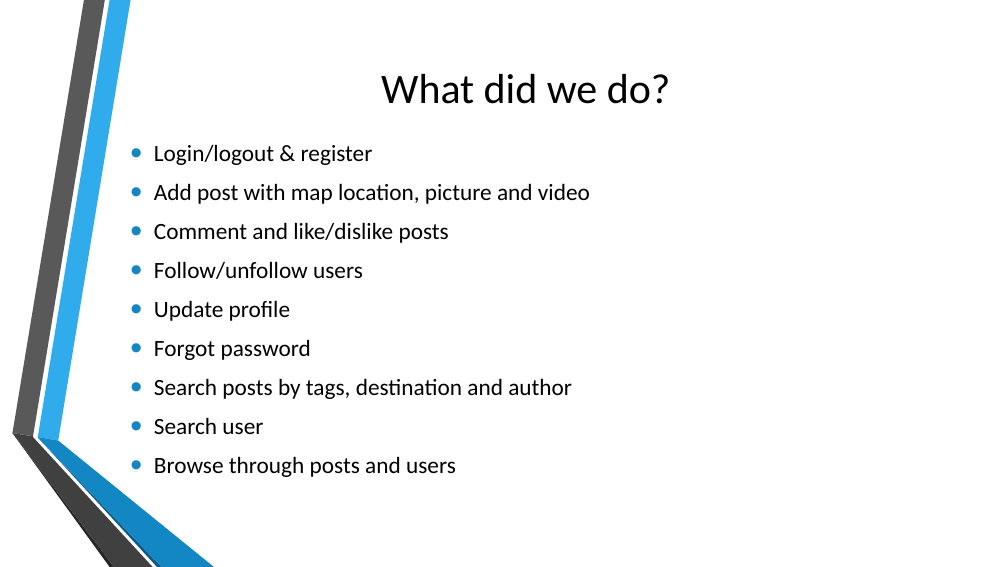
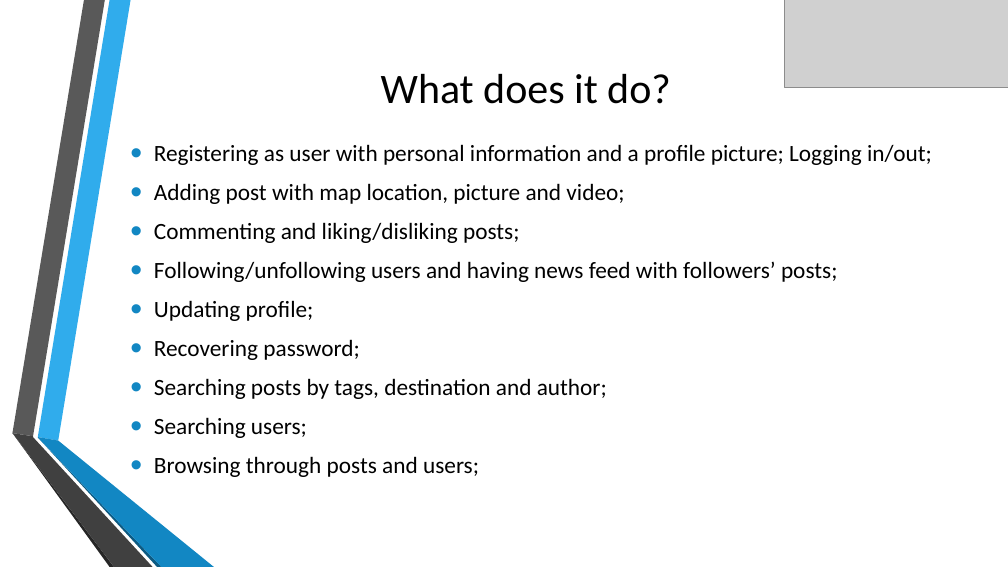
Before and after one commit to KristIvanov/FinalSpringProject, a slide deck: slide 4 of Travelbook.pptx (slide 2 before the commit). Drawn at 1008x567 pixels with LibreOffice and Linux fonts; fonts in the diff are those of the drawing; grey boxes stand for pictures; background and template pictures are left out. Boxes give left, top, right and bottom in pixels: in the first picture for what was removed or moved away, otherwise in the second. Text is boxed around its words. In the diff, an @@ line names an element or a change of style, - is before the commit and + after.

```diff
--- a/Travelbook.pptx
+++ b/Travelbook.pptx
@@ picture added at [785, 0, 1008, 88] @@
@@ title at [381, 74, 671, 104]: text changed @@
-What did we do?
+What does it do?
@@ text at [154, 144, 932, 477]: text changed @@
-• Login/logout & register
-• Add post with map location, picture and video
-• Comment and like/dislike posts
-• Follow/unfollow users
-• Update profile
-• Forgot password
-• Search posts by tags, destination and author
-• Search user
-• Browse through posts and users
+• Registering as user with personal information and a profile picture; Logging in/out;
+• Adding post with map location, picture and video;
+• Commenting and liking/disliking posts;
+• Following/unfollowing users and having news feed with followers’ posts;
+• Updating profile;
+• Recovering password;
+• Searching posts by tags, destination and author;
+• Searching users;
+• Browsing through posts and users;
```
Also in this commit, not shown: 6 other slides changed, 2 slides added, 10 other files.
